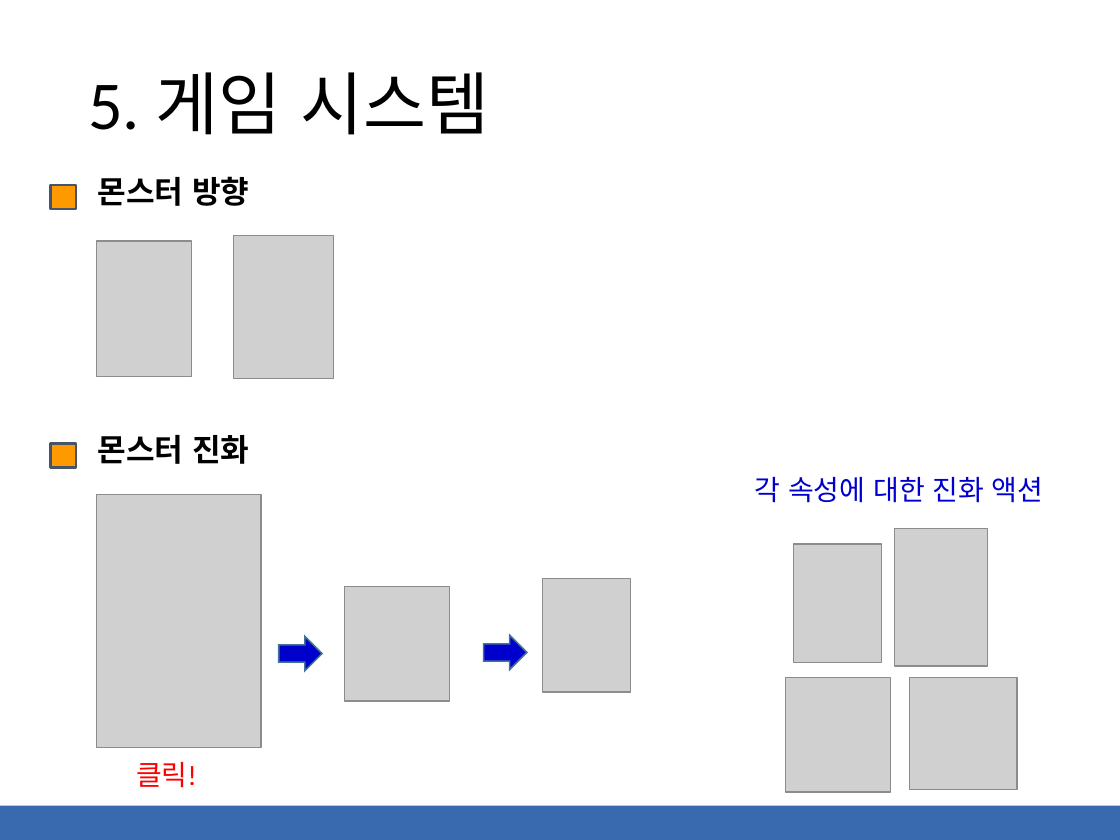
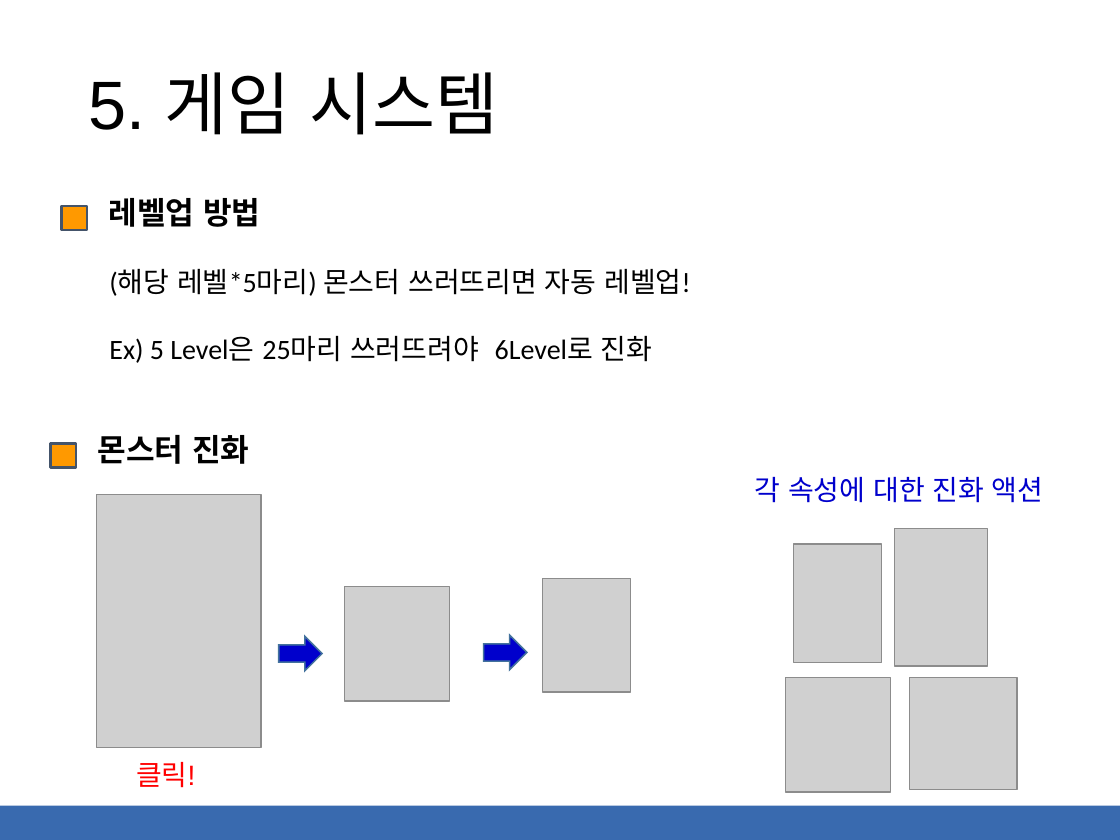
Before and after one commit to kimsibaek/cocos2d-x-work, a slide deck: slide 16 of 0000.Project/게임기획서-스피리추얼 소울2(Spiritual Soul 2).pptx. Drawn at 1120x840 pixels with LibreOffice and Linux fonts; fonts in the diff are those of the drawing; grey boxes stand for pictures. Boxes give left, top, right and bottom in pixels: in the first picture for what was removed or moved away, otherwise in the second. Text is boxed around its words. In the diff, an @@ line names an element or a change of style, - is before the commit and + after.

```diff
--- a/0000.Project/게임기획서-스피리추얼 소울2(Spiritual Soul 2).pptx
+++ b/0000.Project/게임기획서-스피리추얼 소울2(Spiritual Soul 2).pptx
@@ title "5. 게임 시스템" at <box>88,72,498,135</box>: font Calibri to Arial @@
@@ text removed at <box>98,176,249,206</box> @@
-몬스터 방향
@@ rectangle: place and size @@
-rectangle at <box>50,185,76,208</box>
+rectangle at <box>62,206,87,230</box>
@@ text added at <box>109,198,260,227</box>, 20 pt, text #000000, bold @@
+레벨업 방법
@@ picture removed at <box>233,235,334,379</box> @@
@@ picture removed at <box>96,241,192,376</box> @@
@@ text added at <box>109,269,690,363</box>, 18 pt, text #000000 @@
+(해당 레벨*5마리) 몬스터 쓰러뜨리면 자동 레벨업!
+Ex) 5 Level은 25마리 쓰러뜨려야 6Level로 진화
```
Also in this commit, not shown: 16 other slides changed, 6 slides added, 2 slides removed.
